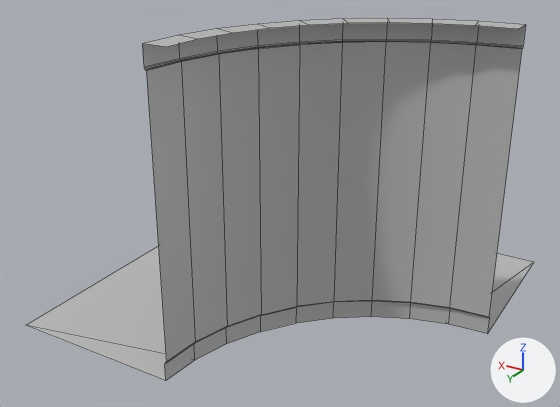
The FBX model Assets/Models/Residential Building Models/resWallCurveOutSml.fbx, before and after one commit.
Both versions are drawn from a camera (50 mm lens) standing at (-3.6, 6.4, 4.18) and looking at (0.09, 0.25, 1.1). Every picture has the same lights, and +X, +Y and +Z are marked at lower right. Mesh edges are drawn as thin lines. Where no turn or scale is listed for an object, it has been applied to the vertices.

In view in the first picture: 'resWallCurveOutSml'.
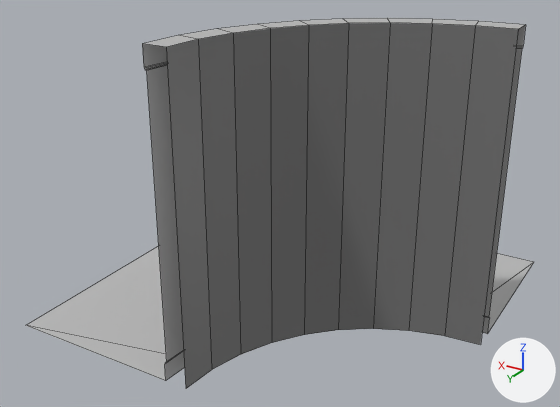
Boxes [x1, y1, x2, y2] around the edits, measured in the pictures (560 x 407 px):
'resWallCurveOutSml', reshaped
    before: [26, 18, 534, 381]
    after: [26, 18, 534, 388]
part 1 of me_mesh, added
    after: [166, 23, 518, 388]

What changed in the scene script:
```text
Add mat_black:
    mat_black = principled_material('Black')
    mat_black.base_color = (0.184, 0.184, 0.184)  # grey #777777
Change me_mesh:
    used by ob_reswallcurveoutsml; location = (0.0, 0.0, 0.0)
    remove me_mesh.from_pydata(...)  # 133 vertices, 119 faces; spans x -2.0..2.0, y -2.0..2.0, z 0.0..3.0
    add me_mesh.from_pydata(...)  # 143 vertices, 128 faces; spans x -2.0..2.0, y -2.0..2.0, z 0.0..3.0
    me_mesh part 1
    10 new vertices lie (0.0, 0.0, -3.0) away from vertices in x -2.0..0.0, y 0.0..2.0, z 3.0
    9 new faces join them, mat_black (grey #777777)
    add me_mesh.materials.append(mat_black)  # grey #777777
```
